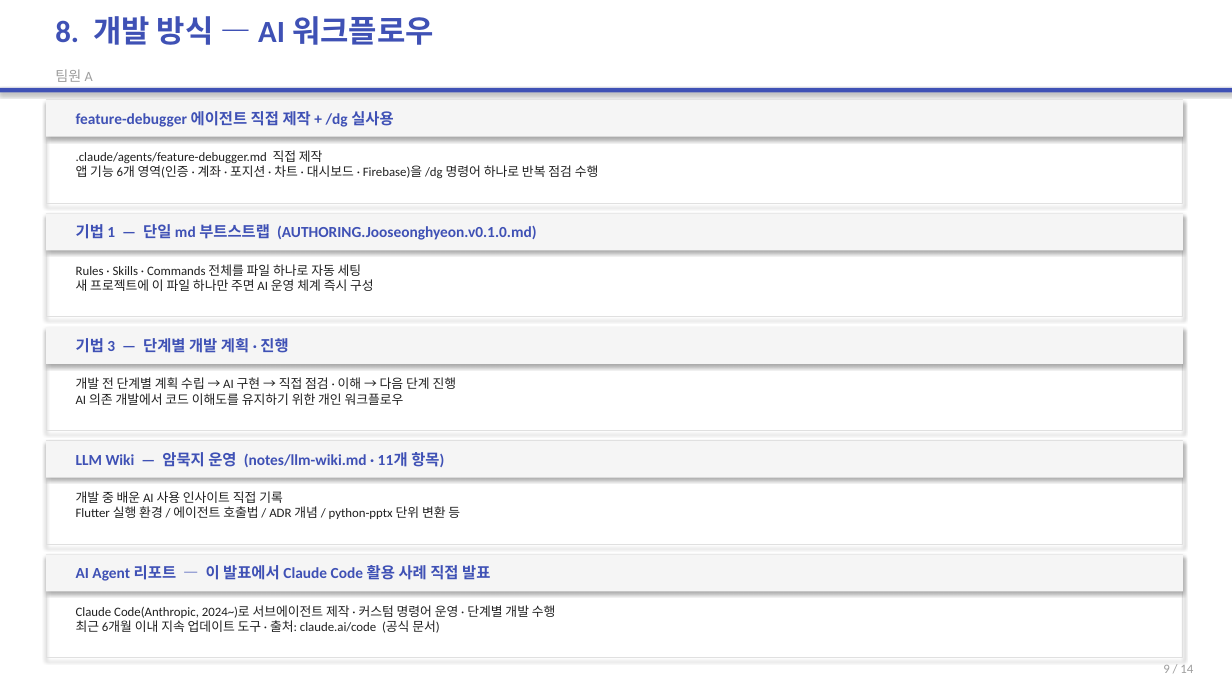
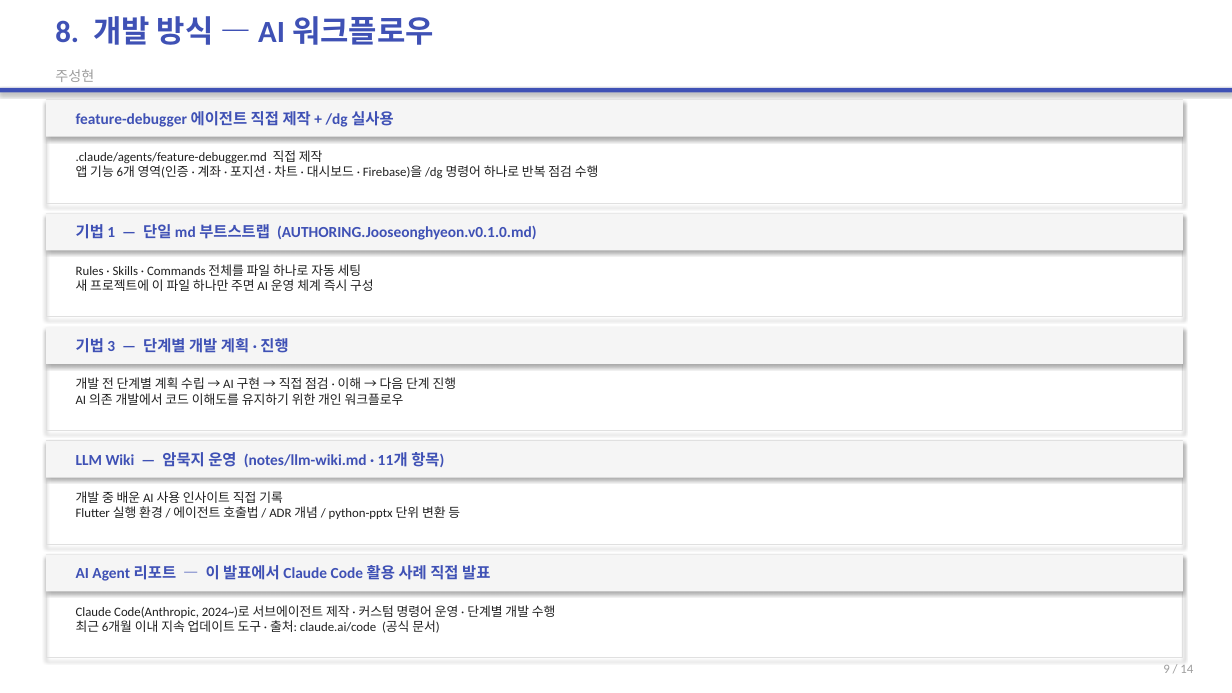
Before and after one commit to 2022136020/project_c, a slide deck: slide 9 of portfolio-tracker/presentation/portfolio-tracker-final.pptx. Drawn at 1232x693 pixels with LibreOffice and Linux fonts; fonts in the diff are those of the drawing. Boxes give left, top, right and bottom in pixels: in the first picture for what was removed or moved away, otherwise in the second. Text is boxed around its words. In the diff, an @@ line names an element or a change of style, - is before the commit and + after.

```diff
--- a/portfolio-tracker/presentation/portfolio-tracker-final.pptx
+++ b/portfolio-tracker/presentation/portfolio-tracker-final.pptx
@@ text at <box>55,69,94,82</box>: text changed @@
-팀원 A
+주성현
```
Also in this commit, not shown: 1 other slide changed, 1 other file.
